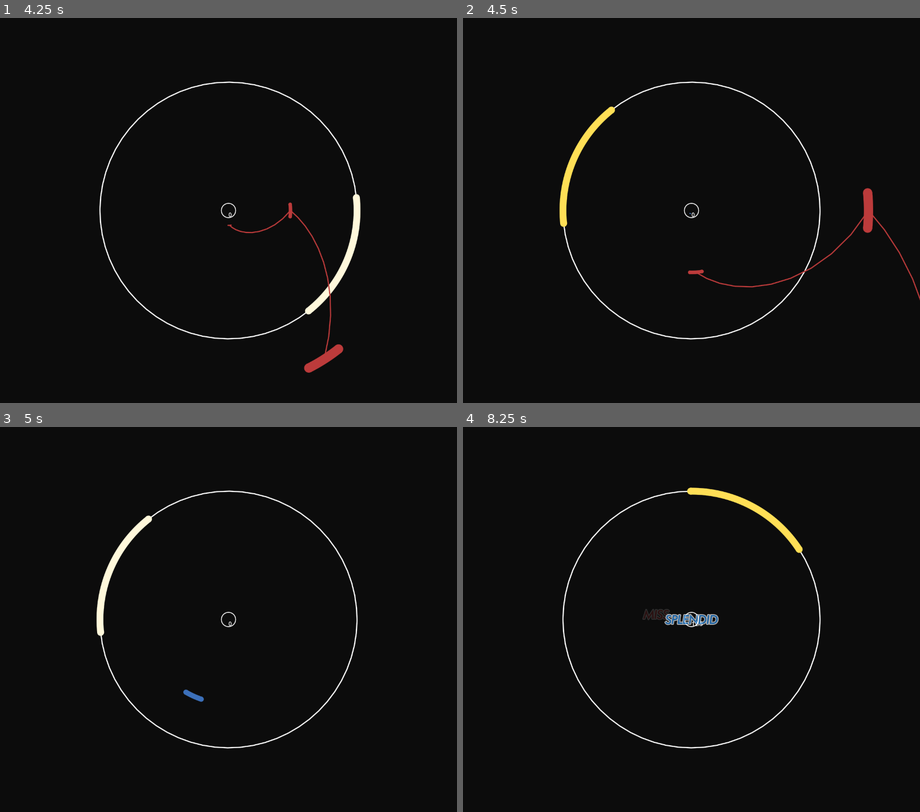
Above: before the commit, frames 1-4 (two rows, left to right).
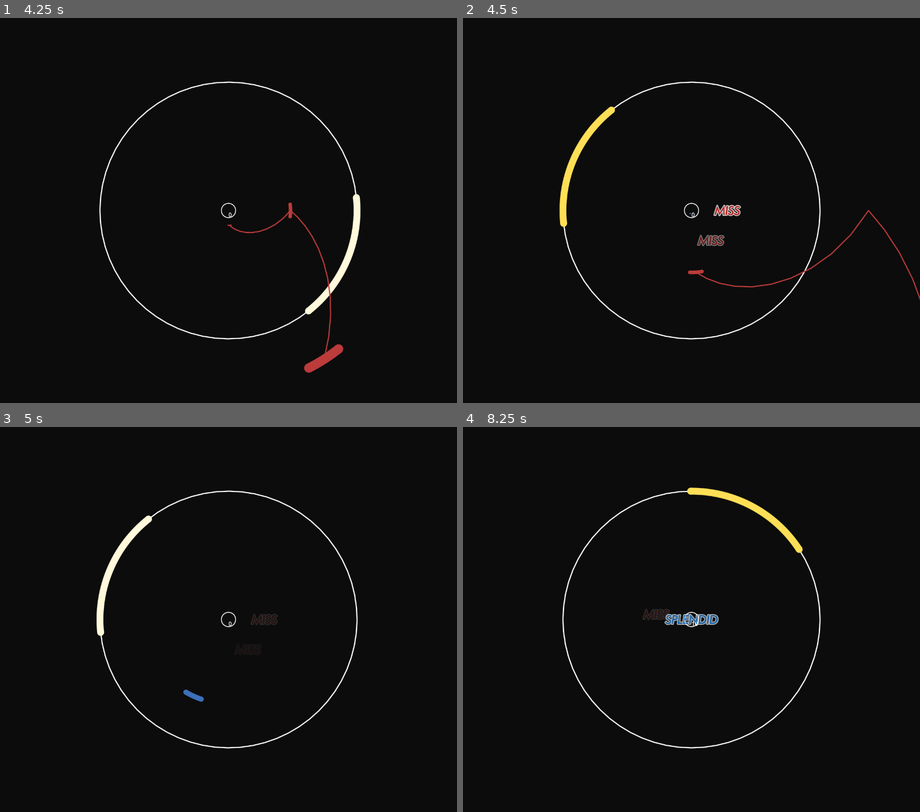
Above: after the commit, the same moments.

Repository: mougeee/marvelous-x
Game: Godot game, scene res://nodes/playing_scene.tscn
Same seed, same stepped clock (60 frames per second), same inputs: the game is played once before the commit and once after it. The project has no main scene, so this scene is started directly. Sound files missing from this copy of the repository are replaced by a short silence.
Inputs (mouse positions are in pixels of both pictures, inside the frame that each line leads up to):
- Up to frame 1 (4.25 s): tap Enter at 0.5 s; move the mouse to (329, 191) at 0.52 s; hold D (RightPress) 0.53-1.28 s; tap Space (CriticalPress) every 0.75 s from 0.6 to 3.6 s; move the mouse to (137, 229) at 1.27 s; hold S (LeftPress) 1.28-2.03 s; move the mouse to (274, 125) at 2.02 s; hold D (RightPress) 2.03-3.53 s; move the mouse to (205, 287) at 2.77 s; move the mouse to (365, 268) at 3.52 s; hold S (LeftPress) from 3.53 s (still down)
- Up to frame 2 (4.5 s): keep holding S (LeftPress); move the mouse to (554, 152) at 4.27 s; tap Space (CriticalPress) at 4.35 s
- Up to frame 3 (5 s): keep holding S (LeftPress)
- Up to frame 4 (8.25 s): move the mouse to (714, 619) at 5.02 s; tap Space (CriticalPress) every 0.75 s from 5.1 to 8.1 s; move the mouse to (622, 523) at 5.77 s; release S (LeftPress) at 5.78 s; hold D (RightPress) 5.78-8.03 s; move the mouse to (792, 600) at 6.52 s; move the mouse to (600, 638) at 7.27 s; move the mouse to (737, 534) at 8.02 s; hold S (LeftPress) from 8.03 s (still down)

Frame 1 is identical in both runs. In frame 2, 0.5% of the frame differs, in the area x 51-90%, y 44-60%; in frame 3, 0.1%; in frame 4, less than 0.1%.

Commit message:
implement long note judgement

Diff:
--- a/scripts/long_note.gd
+++ b/scripts/long_note.gd
@@ -1,6 +1,9 @@
 extends Node2D
 
+const Keys = preload("res://scripts/globals.gd").Keys
 const key_info = preload("res://scripts/globals.gd").key_info
+const Judgements = preload("res://scripts/globals.gd").Judgements
+const judgement_info = preload("res://scripts/globals.gd").judgement_info
 
 var path
 var speed
@@ -8,6 +11,7 @@
 
 var frame_radius
 var begin_time
+var last_missed = false
 
 signal pressed
 
@@ -21,18 +25,70 @@
 	#note_width = frame.width
 
 
+func is_covered(index: int) -> bool:
+	var frame = get_parent().get_node("NoteFrame")
+	var dr = abs(angle_difference(frame.rotation, path[index]['r']))
+	var dc = abs(angle_difference(frame.coverage, path[index]['c'])) / 2
+	return dr <= dc
+
+
+
 # Called every frame. 'delta' is the elapsed time since the previous frame.
 func _process(delta: float) -> void:
 	var begin_process = (Time.get_ticks_usec() - begin_time) / 1_000_000.0 * speed
 
 	# process notes
 	var last_process = INF
-	for p in path:
+	for i in range(path.size()):
+		var p = path[i]
+
 		p['process'] = begin_process - p['t'] * speed
 		p['radius'] = frame_radius * pow(p['process'], 4)
 		p['width'] = p['radius'] / 20
 
 		p['dt'] = (p['process'] - 1.0) / speed
+		p['processed'] = p.get('processed', false)
+		p['visible'] = p.get('visible', true)
+
+		if not p['processed'] and (i == 0 or i == path.size() - 1):
+			var is_first_keypressed = (
+				key == Keys.LEFT and Input.is_action_just_pressed("LeftPress")
+				or key == Keys.RIGHT and Input.is_action_just_pressed("RightPress")
+			)
+			var is_last_keyreleased = (
+				key == Keys.LEFT and Input.is_action_just_released("LeftPress")
+				or key == Keys.RIGHT and Input.is_action_just_released("RightPress")
+			)
+
+			if (
+				abs(p['dt']) <= judgement_info[Judgements.MISS][2]
+				and is_covered(i)
+				and (i == 0 and is_first_keypressed or i == path.size() - 1 and is_last_keyreleased)
+				and not last_missed
+			):
+				p['processed'] = true
+				for j in range(judgement_info.size() - 1):
+					if abs(p['dt']) <= judgement_info[j][2]:
+						pressed.emit(j, p['r'], false)
+						p['visible'] = false
+						break
+			if p['dt'] > judgement_info[Judgements.MISS][2] and (i == 0 or i == path.size() - 1 and not last_missed):
+				p['processed'] = true
+				p['visible'] = false
+				pressed.emit(Judgements.MISS, p['r'], false)
+
+		elif not p['processed'] and not (i == 0 or i == path.size() - 1):
+			var is_keypressing = (
+				key == Keys.LEFT and Input.is_action_pressed("LeftPress")
+				or key == Keys.RIGHT and Input.is_action_pressed("RightPress")
+			)
+
+			if p['dt'] > 0.0:
+				p['processed'] = true
+				p['visible'] = false
+				if (not is_covered(i) or not is_keypressing):
+					last_missed = true
+					pressed.emit(Judgements.MISS, p['r'], false)
 
 		last_process = min(last_process, p['process'])
 	queue_redraw()
@@ -63,6 +119,8 @@
 		draw_polyline(points, color, 2, true)
 
 	for p in path:
+		if not p.get('visible', true):
+			continue
 		if p.get('process', 0.0) <= 0.0:
 			continue
 
--- a/scripts/playing_scene.gd
+++ b/scripts/playing_scene.gd
@@ -30,18 +30,15 @@
 	position = get_viewport_rect().size / 2
 
 
-# Called when the node enters the scene tree for the first time.
-func _ready() -> void:
-	get_tree().get_root().size_changed.connect(resize)
-
-	position = get_viewport_rect().size / 2
-
-	# load notes from file
+func load_chart() -> Array:
 	var file = FileAccess.open(info_path, FileAccess.READ)
 	var raw_notes = JSON.parse_string(file.get_as_text())["notes"]
 	file.close()
 
-	# preprocess notes
+	return raw_notes
+
+
+func preprocess_chart(raw_notes: Array):
 	for raw_note in raw_notes:
 		var time = raw_note["t"] - 1 / raw_note["s"]
 		note_start_time = min(note_start_time, time)
@@ -78,6 +75,17 @@
 		raw_note["summon_time"] = time
 		notes.insert(left, raw_note)
 
+
+
+# Called when the node enters the scene tree for the first time.
+func _ready() -> void:
+	get_tree().get_root().size_changed.connect(resize)
+
+	position = get_viewport_rect().size / 2
+
+	# preprocess notes
+	preprocess_chart(load_chart())
+
 	$AudioStreamPlayer.stream = load(audio_path)
 	reset_times()
 
@@ -102,13 +110,14 @@
 			approach_note.coverage = note['c']
 			approach_note.speed = note['s']
 			approach_note.key = note['k']
-			approach_note.pressed.connect(_on_approach_note_pressed)
+			approach_note.pressed.connect(_on_note_pressed)
 			add_child(approach_note)
 		elif note['y'] == NoteTypes.LONG:
 			var long_note = LongNote.instantiate()
 			long_note.path = note['p']
 			long_note.speed = note['s']
 			long_note.key = note['k']
+			long_note.pressed.connect(_on_note_pressed)
 			add_child(long_note)
 
 		next_index += 1
@@ -116,6 +125,7 @@
 	if time > 10.0:
 		next_index = 0
 		reset_times()
+		preprocess_chart(load_chart())
 
 
 var marvelous_count = 0
@@ -125,7 +135,7 @@
 var miss_count = 0
 
 
-func _on_approach_note_pressed(judgement: Judgements, angle: float, is_critical: bool) -> void:
+func _on_note_pressed(judgement: Judgements, angle: float, is_critical: bool) -> void:
 	var j_info = judgement_info[judgement]
 
 	if j_info[0] == Judgements.MARVELOUS:
